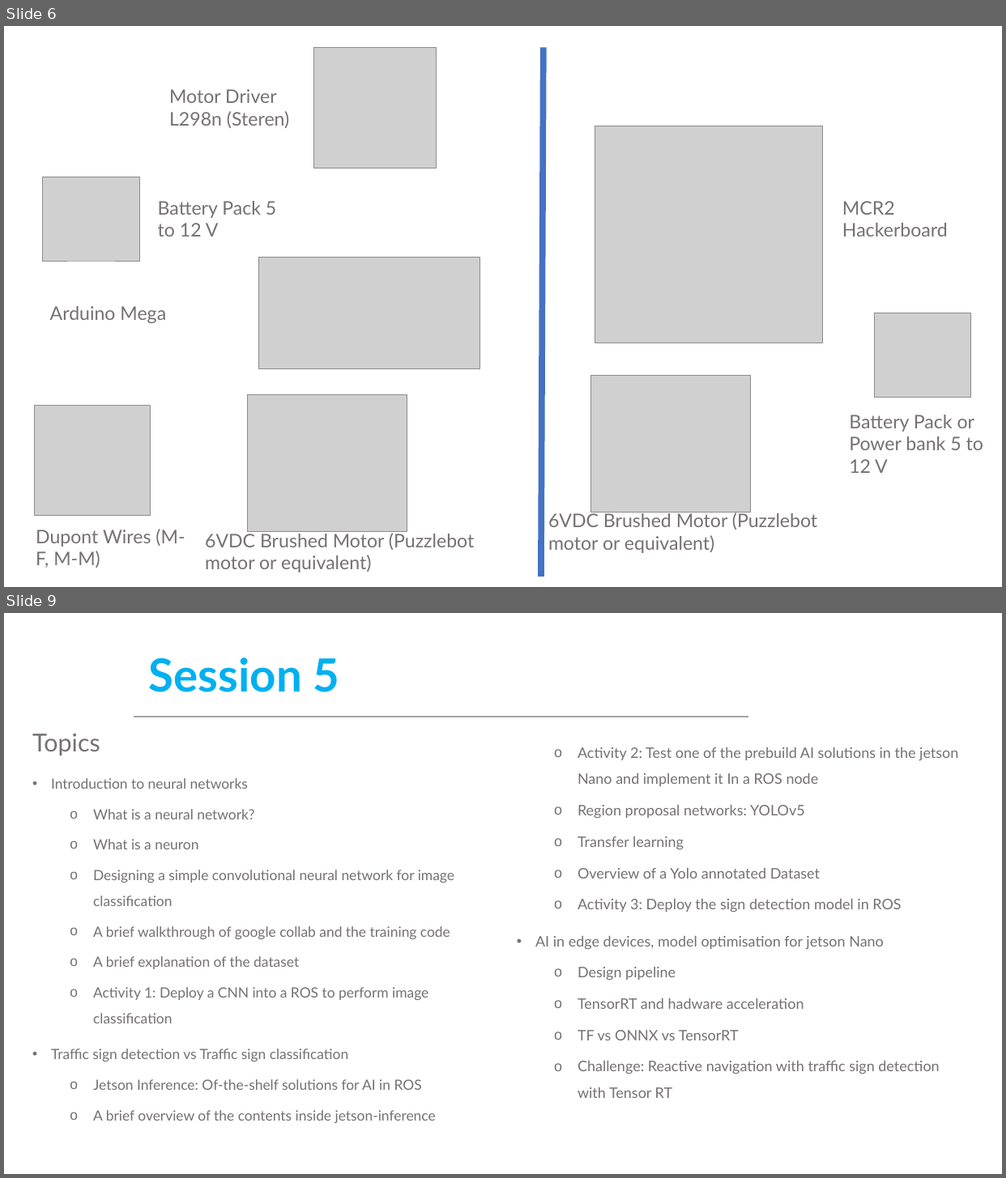
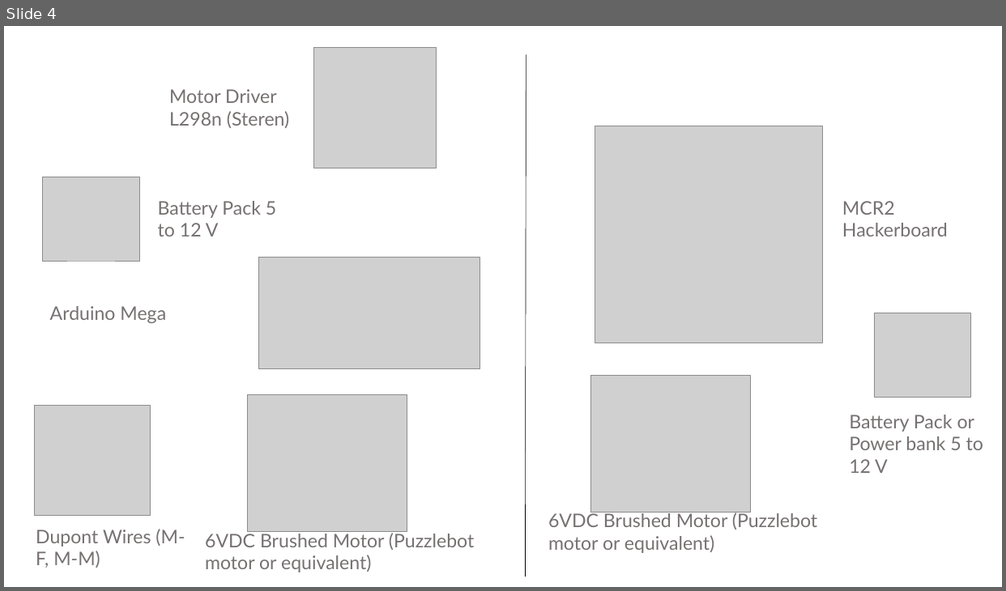
Before and after one commit to ManchesterRoboticsLtd/TE3001B_Robotics_Foundation, a slide deck: MCR2_General_Information_Prerequisites.pptx. Shown one above the other, each under a label of ours: slides 6 and 9 before the commit, slide 4 after it; the slides between them are not shown. The pictures are 1006x1178 and 1006x591 pixels, drawn with LibreOffice and Linux fonts; fonts in the diff are those of the drawing; grey boxes stand for pictures; background and template pictures are left out. Boxes give left, top, right and bottom in pixels: in the first picture for what was removed or moved away, otherwise in the second. Text is boxed around its words. In the diff, an @@ line names an element or a change of style, - is before the commit and + after.

```diff
--- a/MCR2_General_Information_Prerequisites.pptx
+++ b/MCR2_General_Information_Prerequisites.pptx
@@ slide 9 removed at [4, 613, 1002, 1174], background #FFFFFF @@
@@ title removed at [149, 658, 340, 692] @@
-Session 5
@@ text removed at [32, 734, 454, 1123] @@
-Topics
-• Introduction to neural networks
-  o What is a neural network?
-  o What is a neuron
-  o Designing a simple convolutional neural network for image classification
-  o A brief walkthrough of google collab and the training code
-  o A brief explanation of the dataset
-  o Activity 1: Deploy a CNN into a ROS to perform image classification
-• Traffic sign detection vs Traffic sign classification
-  o Jetson Inference: Of-the-shelf solutions for AI in ROS
-  o A brief overview of the contents inside jetson-inference
@@ line removed from (749, 717) to (134, 717) @@
@@ text removed at [535, 747, 958, 1098] @@
-  o Activity 2: Test one of the prebuild AI solutions in the jetson Nano and implement it In a ROS node
-  o Region proposal networks: YOLOv5
-  o Transfer learning
-  o Overview of a Yolo annotated Dataset
-  o Activity 3: Deploy the sign detection model in ROS
-• AI in edge devices, model optimisation for jetson Nano
-  o Design pipeline
-  o TensorRT and hadware acceleration
-  o TF vs ONNX vs TensorRT
-  o Challenge: Reactive navigation with traffic sign detection with Tensor RT
@@ what was slide 6 is now slide 4 @@
@@ slide 4 changed as well @@
@@ line moved from (543, 48) - (541, 577) to (526, 54) - (525, 577) @@
@@ line (526, 54) - (525, 577): stroke #4472C4 6 pt to #000000 0.5 pt @@
```
Also in this commit, not shown: 7 other slides changed, 1 slide added, 1 other slide removed, 1 other file.
